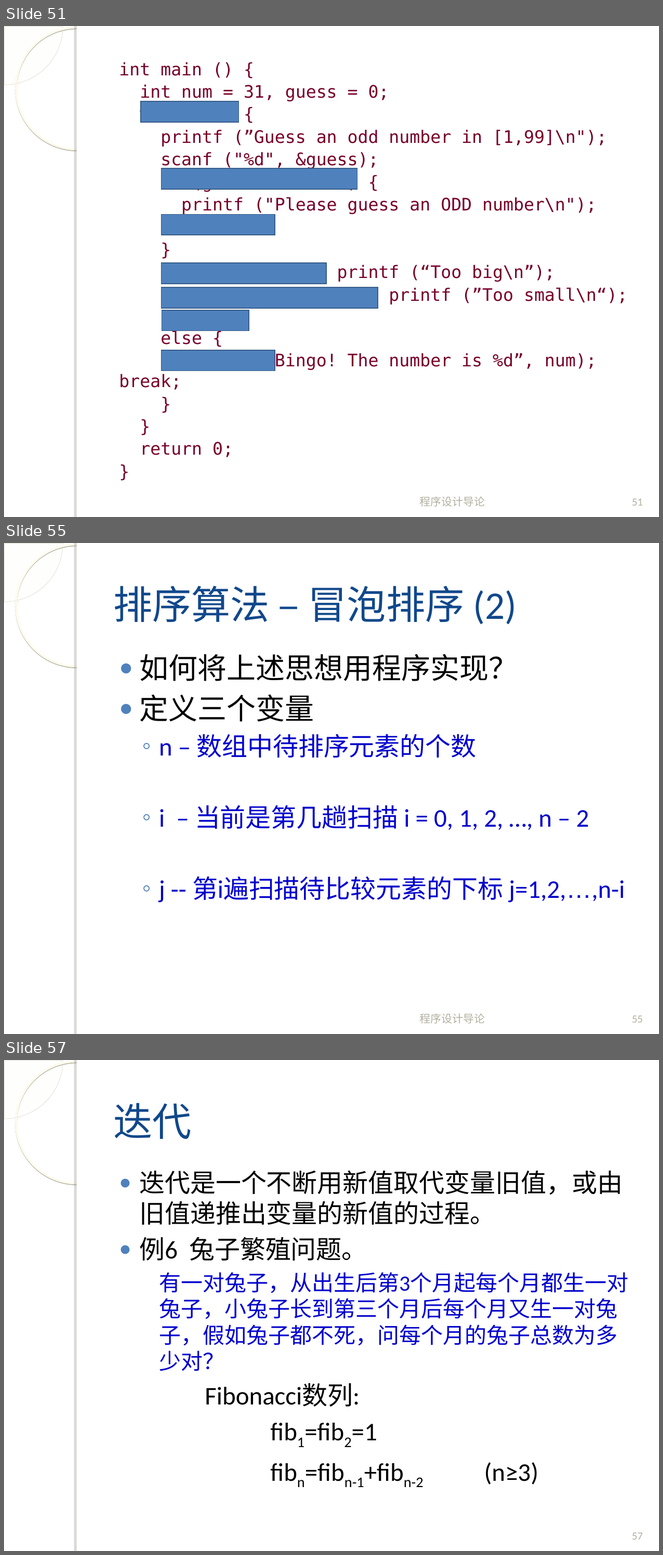
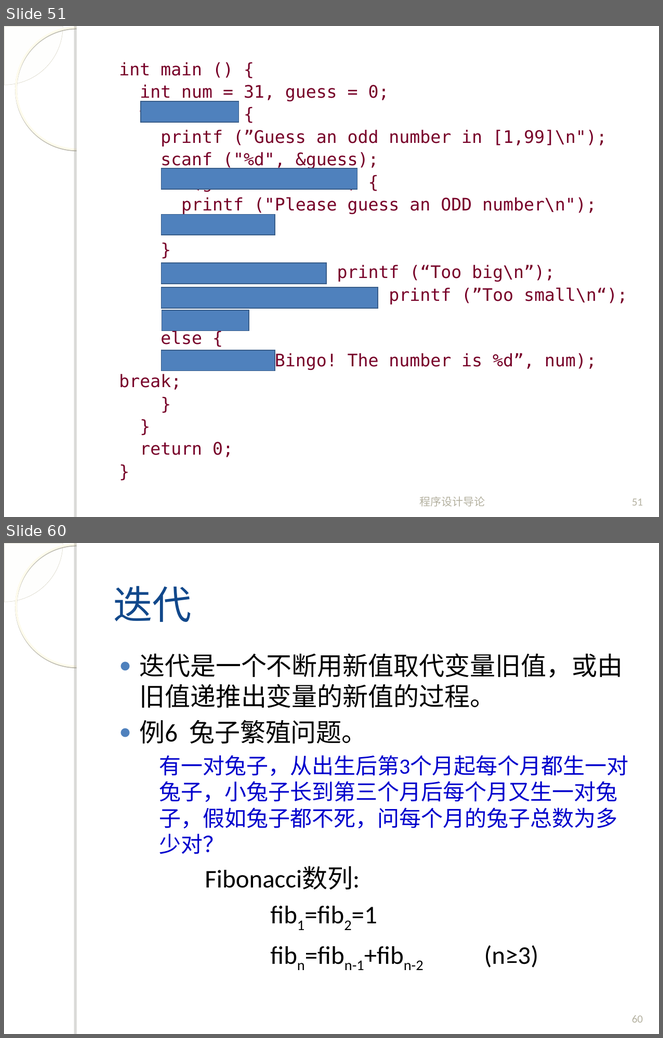
Before and after one commit to fanju1984/introduction-to-programming, a slide deck: introduction-to-programming/slides/2018/04-Control-Statement-2.ppt. Shown one above the other, each under a label of ours: slides 51, 55 and 57 before the commit, slides 51 and 60 after it; the slides between them are not shown. The pictures are 663x1555 and 663x1038 pixels, drawn with LibreOffice and Linux fonts; fonts in the diff are those of the drawing; background and template pictures are left out. Boxes give left, top, right and bottom in pixels: in the first picture for what was removed or moved away, otherwise in the second. Text is boxed around its words. In the diff, an @@ line names an element or a change of style, - is before the commit and + after.

```diff
--- a/introduction-to-programming/slides/2018/04-Control-Statement-2.ppt
+++ b/introduction-to-programming/slides/2018/04-Control-Statement-2.ppt
@@ slide 55 removed at [4, 543, 659, 1034], background picture (left out); not listed: 4 template elements that a slide beside it also shows @@
@@ title removed at [113, 586, 517, 625] @@
-排序算法 – 冒泡排序 (2)
@@ text removed at [139, 654, 625, 903] @@
-● 如何将上述思想用程序实现？
-● 定义三个变量
-  ◦ n – 数组中待排序元素的个数
-  ◦ i – 当前是第几趟扫描 i = 0, 1, 2, …, n – 2
-  ◦ j -- 第i遍扫描待比较元素的下标 j=1,2,…,n-i
@@ text removed at [420, 1014, 486, 1024] @@
-程序设计导论
@@ page number removed at [632, 1016, 643, 1023] @@
-55
@@ what was slide 57 is now slide 60 @@
@@ page number at [632, 1016, 643, 1023]: text changed @@
-57
+60
```
Also in this commit, not shown: 9 slides added, 4 other slides removed, 7 other files.
